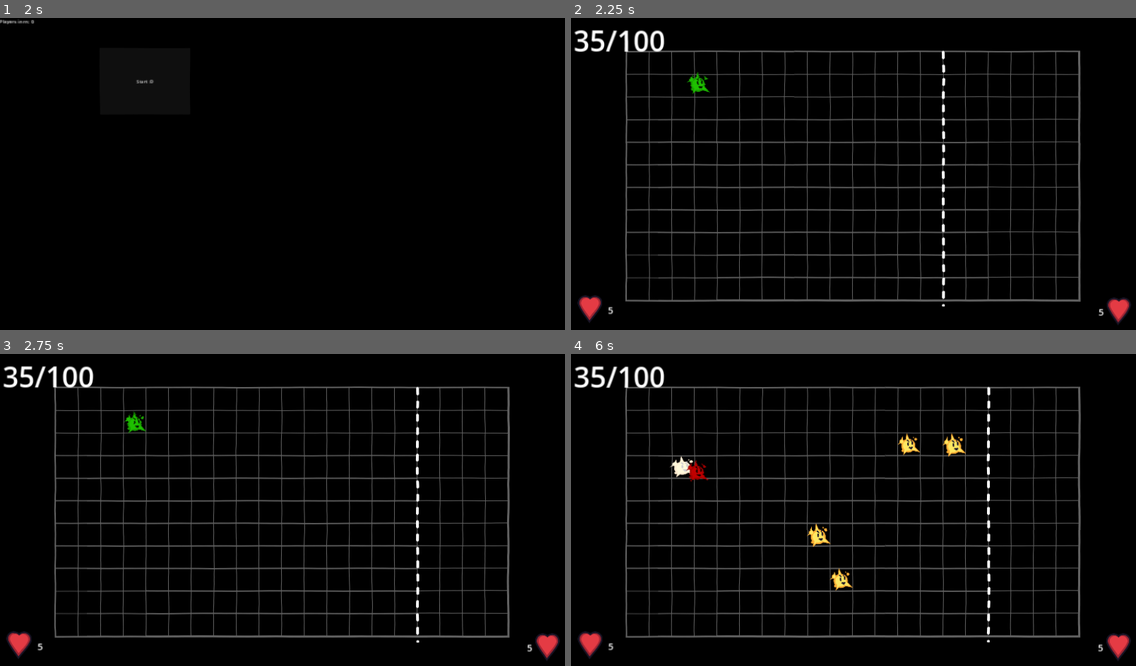
Above: before the commit, frames 1-4 (two rows, left to right).
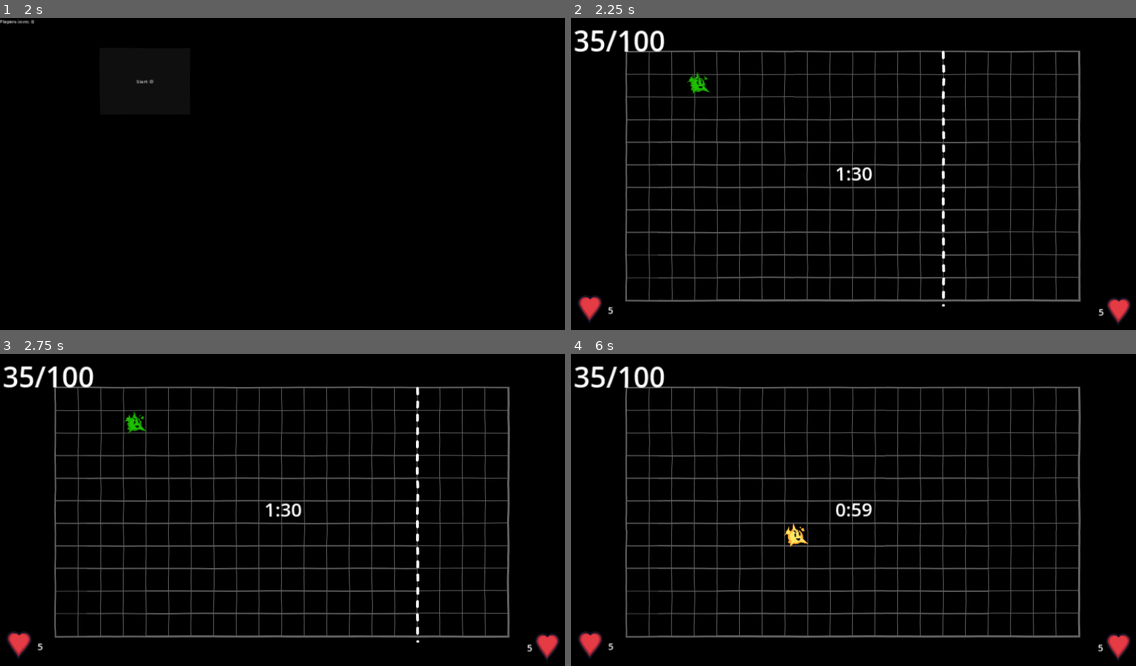
Above: after the commit, the same moments.

Repository: nemene21/CellGame
Game: Godot game, scene res://scenes/hostjoin.tscn
Two runs of this game, one before a commit and one after it. Both use one fixed random seed, a clock stepped at 60 frames per second and the inputs below.
Inputs (mouse positions are in pixels of both pictures, inside the frame that each line leads up to):
- Up to frame 1 (2 s): move the mouse to (406, 161) at 0.52 s; press the mouse at (406, 161) at 0.53 s; release the mouse at (406, 161) at 1.25 s; click "Host" at 1.25 s
- Up to frame 2 (2.25 s): click "Start :D" at 2 s
- Up to frame 3 (2.75 s): no input
- Up to frame 4 (6 s): move the mouse to (740, 528) at 2.77 s; click (740, 528) at 2.85 s; move the mouse to (910, 441) at 3.52 s; press the mouse at (910, 441) at 3.53 s; move the mouse to (825, 575) at 4.27 s; release the mouse at (825, 575) at 4.28 s; click (825, 575) at 4.35 s; move the mouse to (1023, 559) at 5.02 s; press the mouse at (1023, 559) at 5.03 s; move the mouse to (684, 466) at 5.77 s; release the mouse at (684, 466) at 5.78 s; click (684, 466) at 5.85 s

Frame 1 is identical in both runs. In frame 2, 0.2% of the frame differs, in the area x 47-54%, y 47-53%; in frame 3, 0.2%; in frame 4, 1.5%, in the area x 17-75%, y 10-93%.

Commit message:
Turn/place cycle

Diff:
--- a/scenes/game.gd
+++ b/scenes/game.gd
@@ -3,6 +3,10 @@
 
 var player1Hp := 5
 var player2Hp := 5
+
+var placeTime := 0
+var turnsLeft := 0
+var maxTurns := 5
 
 @rpc("any_peer", "call_remote", "reliable")
 func hit_player(friendly: bool) -> void:
@@ -115,9 +119,25 @@
 		turnWait = 0
 		speedup += 0.05
 
+	turnsLeft -= 1
+	if turnsLeft == 0:
+		$PlaceTimerSeconds.start()
+		placeTime = 10
+		return
 	$TurnTimer.start()
+
 
 func _draw() -> void:
 	return
 	for pos: Vector2i in cells:
 		draw_circle(pos * Global.CELLSIZE + Vector2.ONE * Global.CELLSIZE * 0.5, 10, Color.RED)
+
+
+func _on_place_timer_seconds_timeout() -> void:
+	placeTime -= 1
+	$UI/PlaceTimer.text = str(placeTime / 60) + ":" + str(placeTime - 60 * floor(placeTime/60.0))
+
+	if placeTime < 0:
+		$PlaceTimerSeconds.stop()
+		$TurnTimer.start()
+		turnsLeft = maxTurns
--- a/scenes/game.tscn
+++ b/scenes/game.tscn
@@ -10,7 +10,6 @@
 
 [node name="TurnTimer" type="Timer" parent="."]
 one_shot = true
-autostart = true
 
 [node name="Grid" type="Sprite2D" parent="."]
 modulate = Color(0.385493, 0.385492, 0.385492, 1)
@@ -72,4 +71,16 @@
 horizontal_alignment = 1
 vertical_alignment = 1
 
+[node name="PlaceTimer" type="Label" parent="UI"]
+offset_left = 900.0
+offset_top = 486.0
+offset_right = 1027.0
+offset_bottom = 574.0
+theme_override_font_sizes/font_size = 64
+text = "1:30"
+
+[node name="PlaceTimerSeconds" type="Timer" parent="."]
+autostart = true
+
 [connection signal="timeout" from="TurnTimer" to="." method="_on_turn_timer_timeout"]
+[connection signal="timeout" from="PlaceTimerSeconds" to="." method="_on_place_timer_seconds_timeout"]
--- a/scenes/placer.gd
+++ b/scenes/placer.gd
@@ -23,7 +23,7 @@
 
 	if placePos.x >= placeBorder:
 		return false
-	return !game.cells.has(placePos)
+	return !game.cells.has(placePos) and game.placeTime >= 0
 
 func attempt_place() -> void:
 	if !can_place():
@@ -40,6 +40,8 @@
 
 
 func _process(delta: float) -> void:
+	visible = game.placeTime >= 0
+
 	# Following mouse
 	var mousePos := get_global_mouse_position()
 	var snapped: Vector2 = floor(mousePos / Global.CELLSIZE) * Global.CELLSIZE
